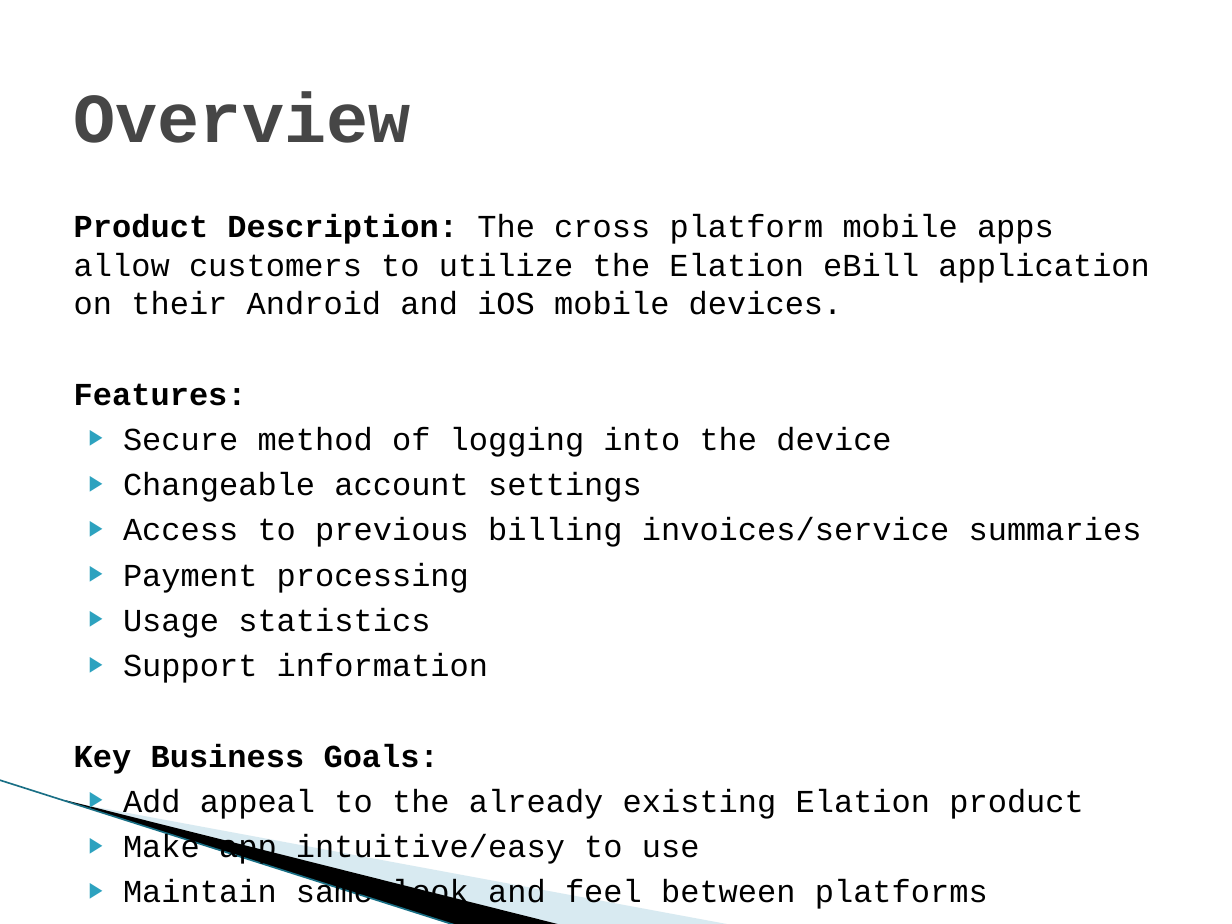
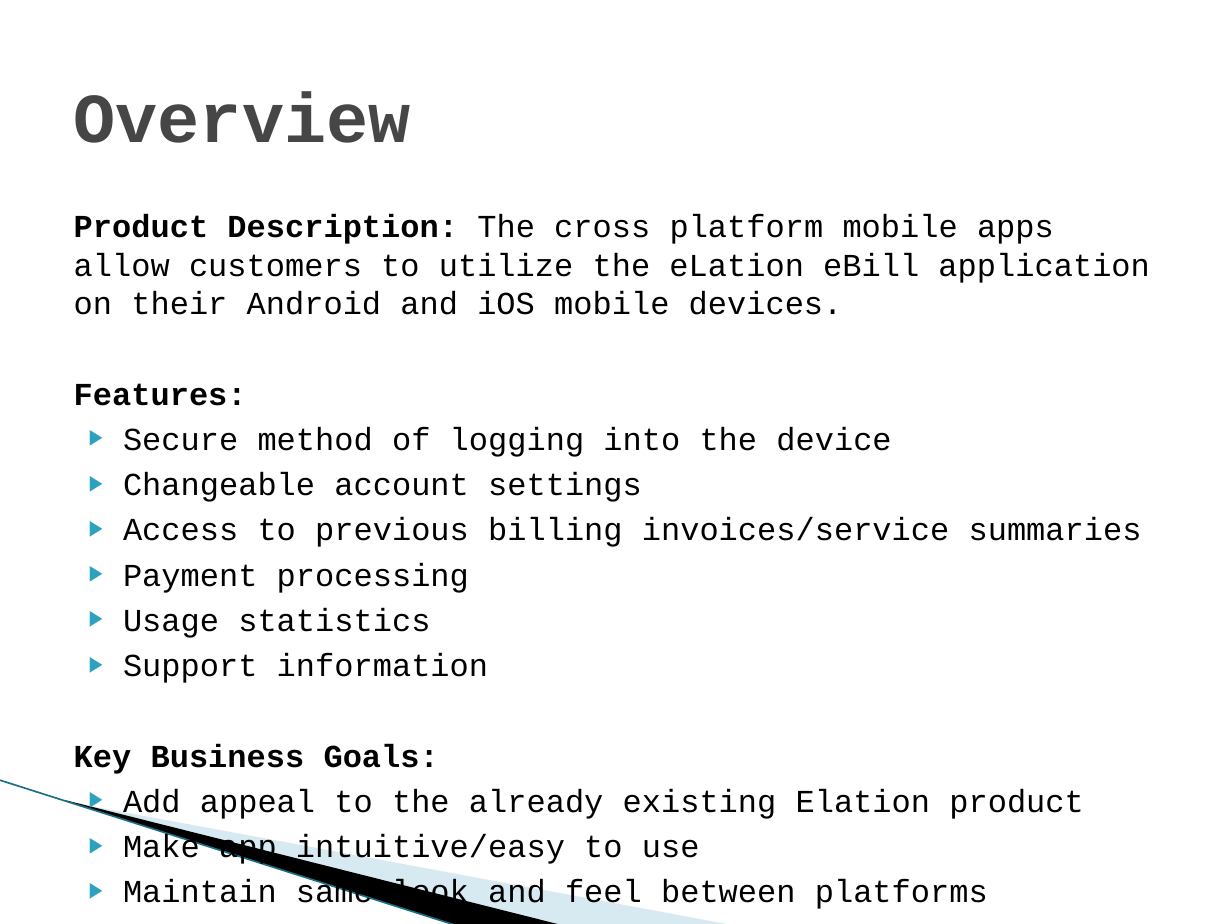
Before and after one commit to SDSMT-CSC/ECPMA, a slide deck: slide 2 of Documentation/Presentation1.pptx. Drawn at 1232x924 pixels with LibreOffice and Linux fonts; fonts in the diff are those of the drawing; background and template pictures are left out. Boxes give left, top, right and bottom in pixels: in the first picture for what was removed or moved away, otherwise in the second. Text is boxed around its words. In the diff, an @@ line names an element or a change of style, - is before the commit and + after.

```diff
--- a/Documentation/Presentation1.pptx
+++ b/Documentation/Presentation1.pptx
@@ text at box(74, 214, 1149, 315): text changed @@
-Product Description: The cross platform mobile apps allow customers to utilize the Elation eBill application on their Android and iOS mobile devices.
+Product Description: The cross platform mobile apps allow customers to utilize the eLation eBill application on their Android and iOS mobile devices.
```
Also in this commit, not shown: 5 other slides changed, 7 slides added, 2 slides removed, 4 other files.
